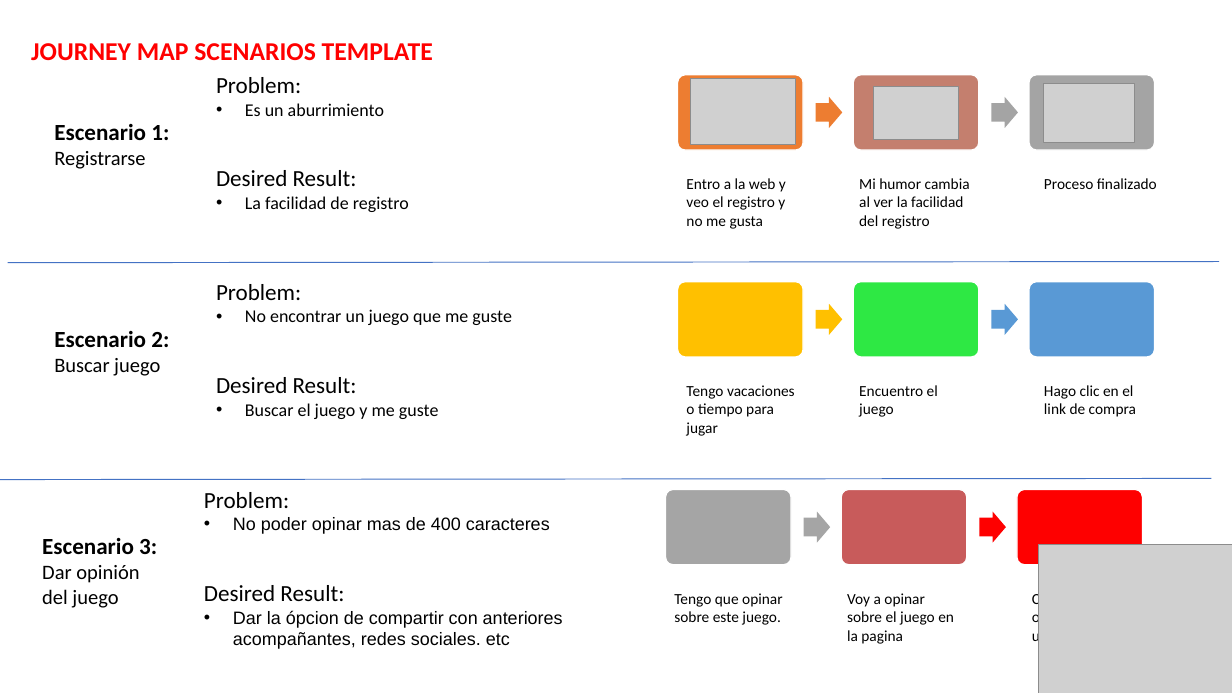
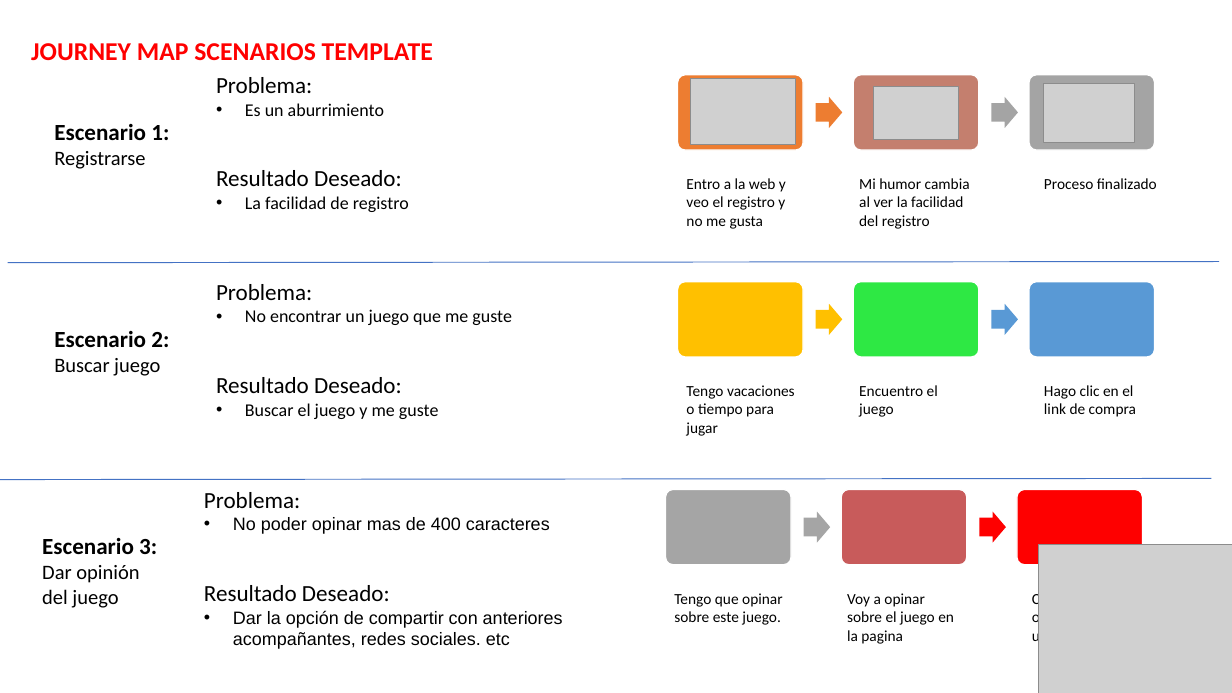
Before and after one commit to albellna/Gamedia_PI, a slide deck: slide 6 of Estilos/Scrum/Scrum_Gamedia.pptx. Drawn at 1232x693 pixels with LibreOffice and Linux fonts; fonts in the diff are those of the drawing; grey boxes stand for pictures. Boxes give left, top, right and bottom in pixels: in the first picture for what was removed or moved away, otherwise in the second. Text is boxed around its words. In the diff, an @@ line names an element or a change of style, - is before the commit and + after.

```diff
--- a/Estilos/Scrum/Scrum_Gamedia.pptx
+++ b/Estilos/Scrum/Scrum_Gamedia.pptx
@@ text at (216,77,312,93): text changed @@
-Problem:
+Problema:
@@ text at (216,170,402,186): text changed @@
-Desired Result:
+Resultado Deseado:
@@ text at (216,284,312,300): text changed @@
-Problem:
+Problema:
@@ text at (216,377,402,393): text changed @@
-Desired Result:
+Resultado Deseado:
@@ text at (204,492,300,508): text changed @@
-Problem:
+Problema:
@@ text at (204,585,563,649): text changed @@
-Desired Result:
-• Dar la ópcion de compartir con anteriores acompañantes, redes sociales. etc
+Resultado Deseado:
+• Dar la opción de compartir con anteriores acompañantes, redes sociales. etc
```
Also in this commit, not shown: 4 other slides changed.
